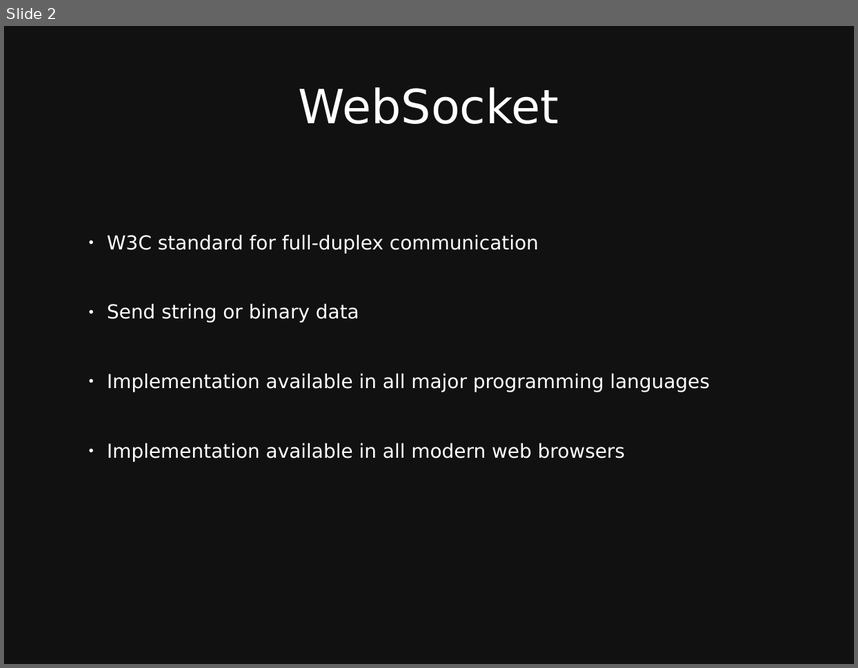
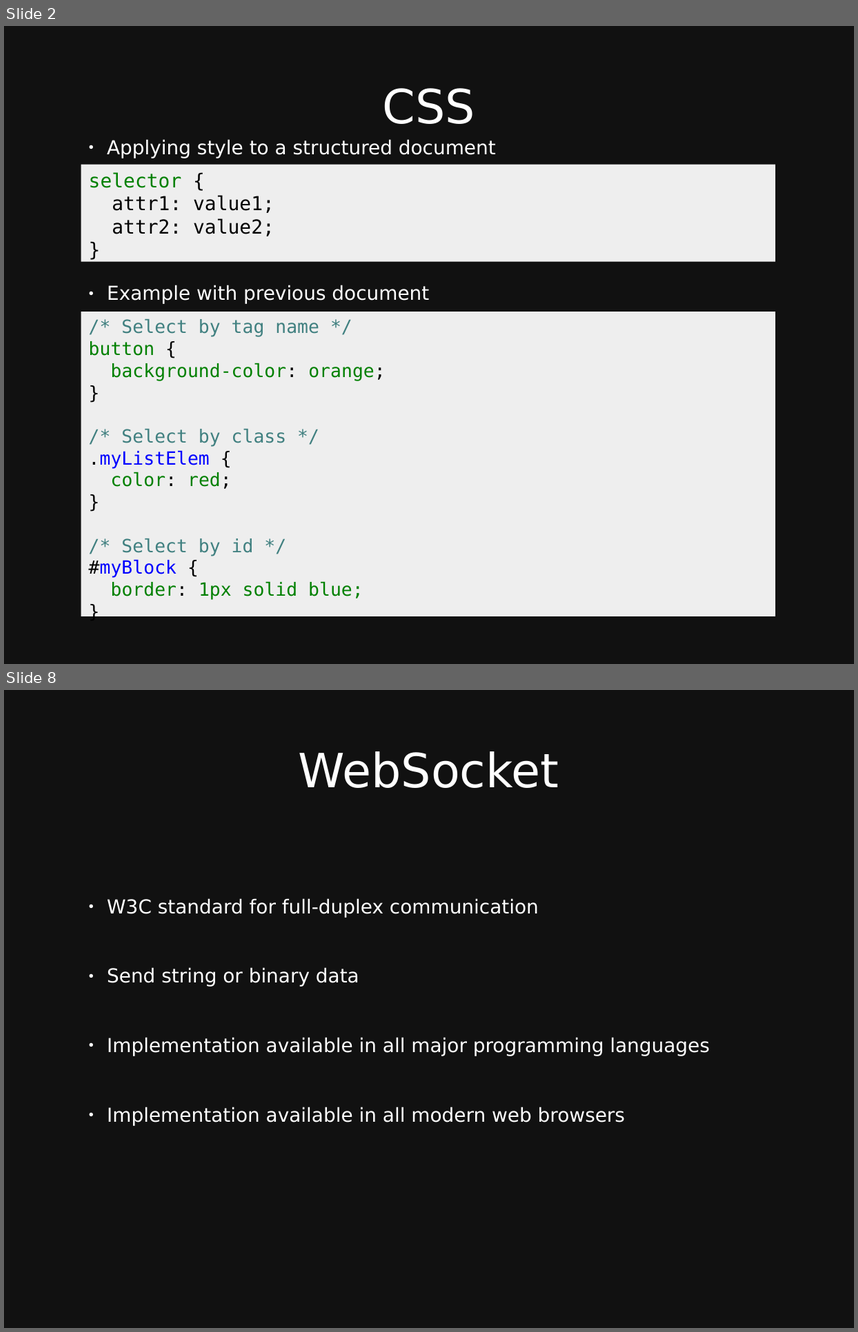
Before and after one commit to taylorbf/distributed-music-workshop, a slide deck: slides.odp. Shown one above the other, each under a label of ours: slide 2 before the commit, slides 2 and 8 after it; the slides between them are not shown. The pictures are 858x668 and 858x1332 pixels, drawn with LibreOffice and Linux fonts; fonts in the diff are those of the drawing. Boxes give left, top, right and bottom in pixels: in the first picture for what was removed or moved away, otherwise in the second. Text is boxed around its words. In the diff, an @@ line names an element or a change of style, - is before the commit and + after.

```diff
--- a/slides.odp
+++ b/slides.odp
@@ slide 2 added at (x1=4, y1=26, x2=854, y2=664), background #111111 @@
@@ title added at (x1=383, y1=88, x2=475, y2=124), 44 pt, text #FFFFFF @@
+CSS
@@ text added at (x1=107, y1=139, x2=496, y2=158), 18 pt, text #FFFFFF @@
+● Applying style to a structured document
@@ rectangle added at (x1=81, y1=164, x2=775, y2=261), fill #EEEEEE, 18 pt, text #000000 @@
+selector {
+attr1: value1;
+attr2: value2;
+}
@@ text added at (x1=107, y1=285, x2=429, y2=304), 18 pt, text #FFFFFF @@
+● Example with previous document
@@ rectangle added at (x1=81, y1=312, x2=775, y2=616), fill #EEEEEE, 17 pt, text #008000 @@
+/* Select by tag name */
+button {
+background-color: orange;
+}
+/* Select by class */
+.myListElem {
+color: red;
+}
+/* Select by id */
+#myBlock {
+border: 1px solid blue;
+}
@@ what was slide 2 is now slide 8 @@
```
Also in this commit, not shown: 1 slide changed, 6 other slides added, 1 slide removed.
